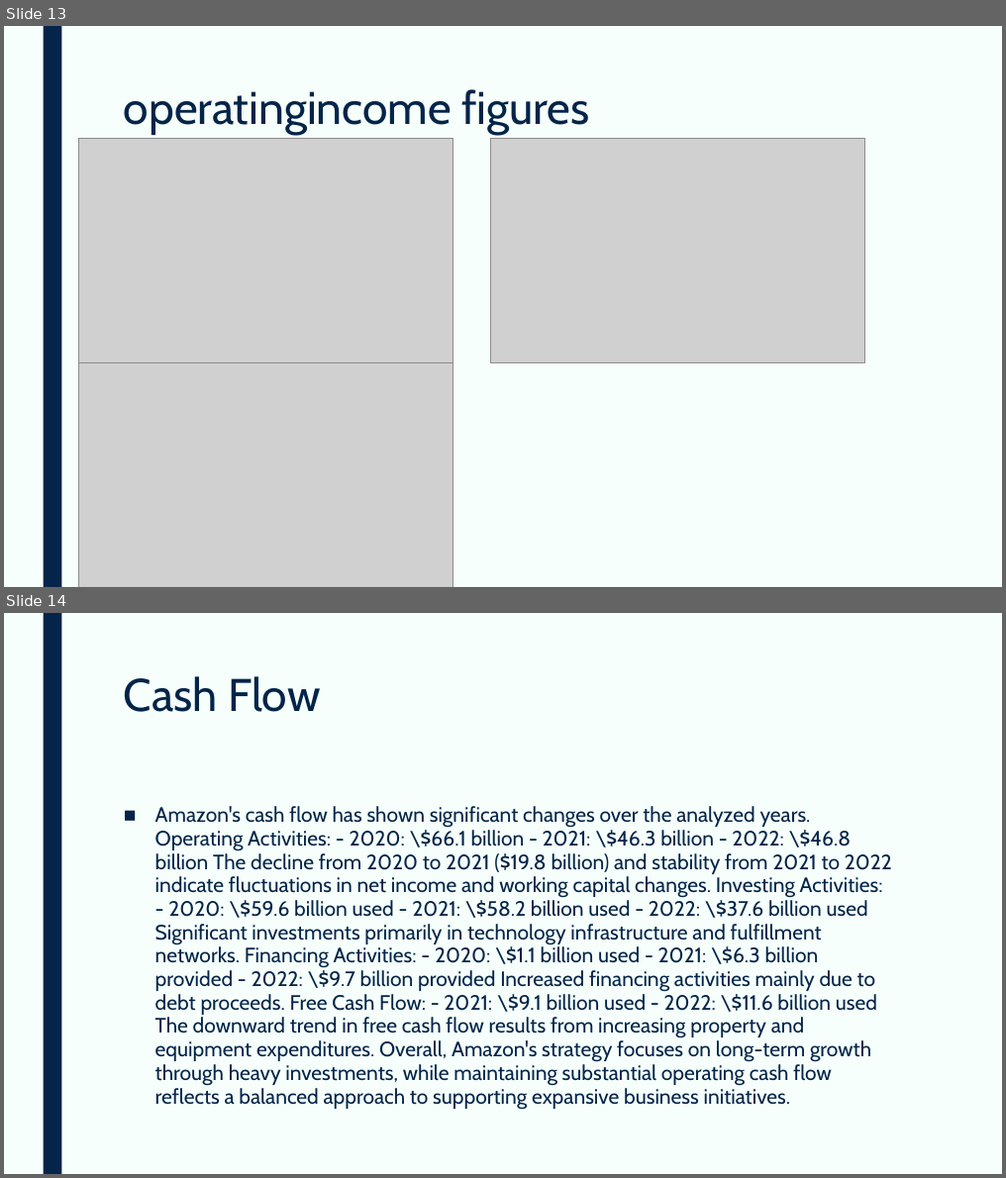
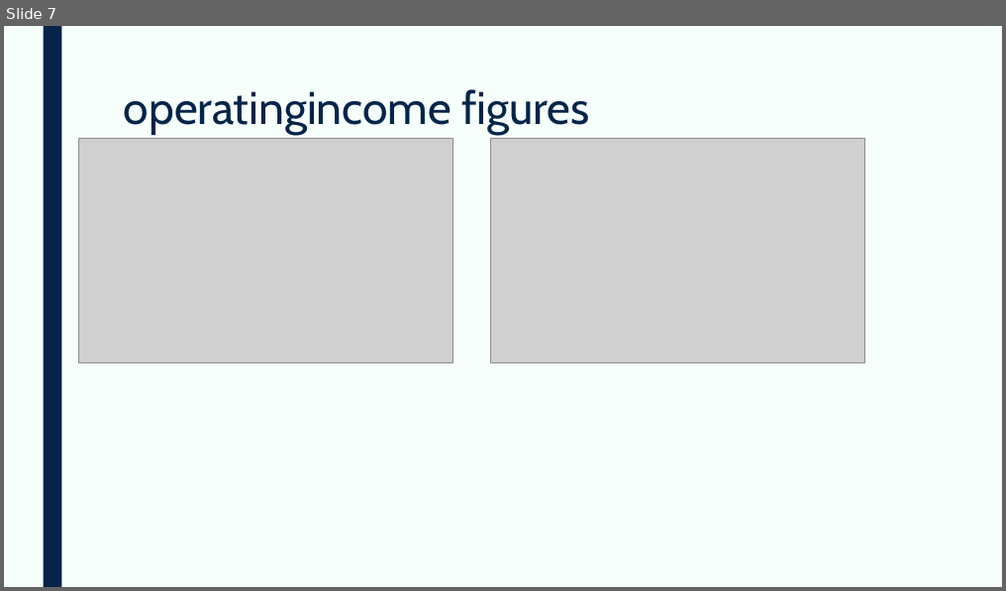
Before and after one commit to devangovind/AMUCLDISS, a slide deck: fastapi-backend/app/pres/output.pptx. Shown one above the other, each under a label of ours: slides 13 and 14 before the commit, slide 7 after it. The pictures are 1006x1178 and 1006x591 pixels, drawn with LibreOffice and Linux fonts; fonts in the diff are those of the drawing; grey boxes stand for pictures. Boxes give left, top, right and bottom in pixels: in the first picture for what was removed or moved away, otherwise in the second. Text is boxed around its words. In the diff, an @@ line names an element or a change of style, - is before the commit and + after.

```diff
--- a/fastapi-backend/app/pres/output.pptx
+++ b/fastapi-backend/app/pres/output.pptx
@@ slide 14 removed at [4, 613, 1002, 1174], background #F6FFFB; not listed: 1 template element that a slide beside it also shows @@
@@ title removed at [124, 676, 320, 712] @@
-Cash Flow
@@ text removed at [155, 806, 892, 1109] @@
-■ Amazon's cash flow has shown significant changes over the analyzed years. Operating Activities: - 2020: \$66.1 billion - 2021: \$46.3 billion - 2022: \$46.8 billion The decline from 2020 to 2021 ($19.8 billion) and stability from 2021 to 2022 indicate fluctuations in net income and working capital changes. Investing Activities: - 2020: \$59.6 billion used - 2021: \$58.2 billion used - 2022: \$37.6 billion used Significant investments primarily in technology infrastructure and fulfillment networks. Financing Activities: - 2020: \$1.1 billion used - 2021: \$6.3 billion provided - 2022: \$9.7 billion provided Increased financing activities mainly due to debt proceeds. Free Cash Flow: - 2021: \$9.1 billion used - 2022: \$11.6 billion used The downward trend in free cash flow results from increasing property and equipment expenditures. Overall, Amazon's strategy focuses on long-term growth through heavy investments, while maintaining substantial operating cash flow reflects a balanced approach to supporting expansive business initiatives.
@@ what was slide 13 is now slide 7 @@
@@ slide 7 changed as well @@
@@ picture removed at [79, 363, 453, 587] @@
```
Also in this commit, not shown: 6 other slides changed, 6 other slides removed, 7 other files.
